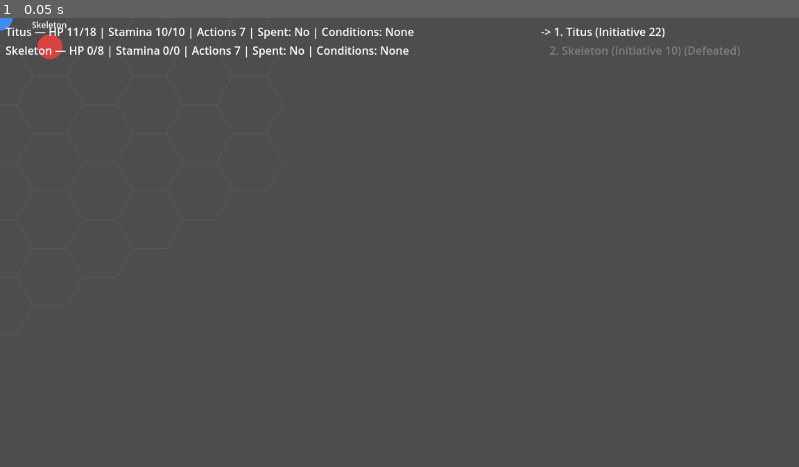
Above: before the commit, frame 1.
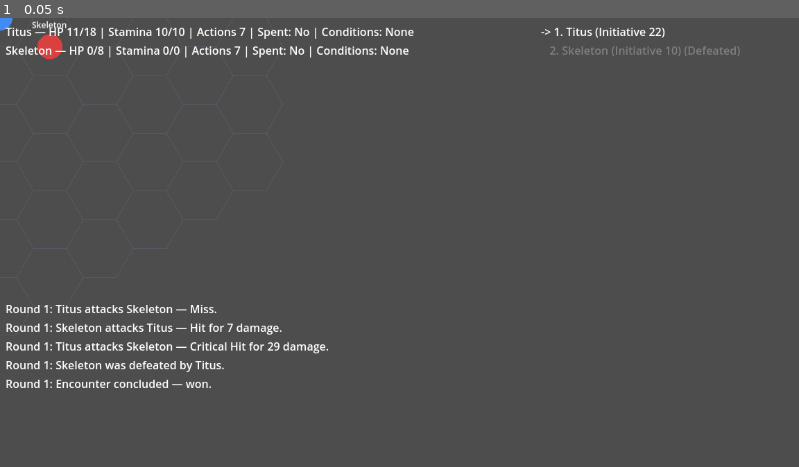
Above: after the commit, the same moment.

Repository: Pyroraptor/hykaen
Game: Godot game, scene res://MainScene.tscn
Two runs of this game, one before a commit and one after it. Both use one fixed random seed, a clock stepped at 60 frames per second and the inputs below.
Inputs:
- Up to frame 1 (0.05 s): no input

The runs differ from the first frame. In frame 1, 1.4% of the frame differs, in the area x 0-42%, y 63-83%.

Commit message:
feat(FEAT-010): Combat event log
Step: tdd-execute
Files: 6

Diff:
--- a/MainScene.gd
+++ b/MainScene.gd
@@ -47,6 +47,14 @@
 ##      fields in step 6), then receives every round event via
 ##      on_round_event() the SAME way StatusPanelView does — InitiativeView
 ##      never reaches into Encounter itself (read-only projection, ADR-003).
+##   8. EventLogView (presentation/event_log_view.gd, instanced as this
+##      node's "EventLogView" child in MainScene.tscn, FEAT-010 / US-008) has
+##      no snapshot step (it is append-only, starting empty) and receives
+##      every round event via on_round_event() the SAME way StatusPanelView
+##      and InitiativeView do — EventLogView never reaches into
+##      Encounter/ActionEconomy itself (read-only projection, ADR-003),
+##      giving the player a chronologically ordered, human-readable combat
+##      log for the whole encounter.
 ##
 ## No new ports or use cases are introduced here (ADR-002 / CR-001 guardrail)
 ## — this file only constructs adapters around the pre-existing ports/use
@@ -128,6 +136,13 @@
 ## event as the booted encounter runs, so a person running the project (not
 ## headless) sees the initiative order and the active combatant.
 @onready var initiative_view = $InitiativeView
+
+## event_log_view — the EventLogView (presentation/event_log_view.gd)
+## instanced in MainScene.tscn (FEAT-010 / US-008). Append-only — starts
+## empty and receives every round event as the booted encounter runs, so a
+## person running the project (not headless) sees a chronologically ordered,
+## human-readable combat log for the whole encounter.
+@onready var event_log_view = $EventLogView
 
 ## outcome / round_count / event_count — exposed for verification (manual
 ## smoke test and automated GUT coverage) that the prologue encounter
@@ -187,6 +202,8 @@
 				status_panel_view.on_round_event(event)
 			if initiative_view != null:
 				initiative_view.on_round_event(event)
+			if event_log_view != null:
+				event_log_view.on_round_event(event)
 		rounds_run += 1
 
 	outcome = encounter.get_outcome()
--- a/MainScene.tscn
+++ b/MainScene.tscn
@@ -1,9 +1,10 @@
-[gd_scene load_steps=5 format=3 uid="uid://hykaen_mainscene"]
+[gd_scene load_steps=6 format=3 uid="uid://hykaen_mainscene"]
 
 [ext_resource type="Script" path="res://MainScene.gd" id="1_mainscene"]
 [ext_resource type="PackedScene" path="res://presentation/hex_grid_view.tscn" id="2_hexgrid"]
 [ext_resource type="PackedScene" path="res://presentation/status_panel_view.tscn" id="3_statuspanel"]
 [ext_resource type="PackedScene" path="res://presentation/initiative_view.tscn" id="4_initiativeview"]
+[ext_resource type="PackedScene" path="res://presentation/event_log_view.tscn" id="5_eventlogview"]
 
 [node name="MainScene" type="Node"]
 script = ExtResource("1_mainscene")
@@ -13,3 +14,5 @@
 [node name="StatusPanelView" parent="." instance=ExtResource("3_statuspanel")]
 
 [node name="InitiativeView" parent="." instance=ExtResource("4_initiativeview")]
+
+[node name="EventLogView" parent="." instance=ExtResource("5_eventlogview")]
--- /dev/null
+++ b/presentation/event_log_view.gd
@@ -0,0 +1,216 @@
+## presentation/event_log_view.gd — EventLogView (FEAT-010 / US-008)
+##
+## Presentation layer (Clean Architecture): an APPEND-ONLY, read-only
+## projection subscribed exclusively to EventSinkPort broadcasts, satisfying
+## US-008's "sees a human-readable combat log" steel-thread criterion. This
+## is the primary player-facing observability surface for the steel thread —
+## every AttackEvent / CombatantDefeatedEvent / EncounterResultEvent is
+## rendered as a chronologically ordered, human-readable entry.
+##
+## EventLogView is populated in exactly one way, mirroring
+## presentation/status_panel_view.gd and presentation/initiative_view.gd
+## (ADR-003: Presentation subscribes to EventSinkPort broadcasts, never polls
+## or mutates domain state):
+##   on_round_event(event) / on_attack_event(event) /
+##   on_combatant_defeated_event(event) / on_encounter_result_event(event) —
+##   incremental appends driven exclusively by typed round events
+##   (core/rules/round_events.gd) or duck-typed Dictionaries carrying the
+##   same shape. Each recognized event appends exactly one entry; there is no
+##   load_combatants()-style snapshot seed, since the log has no initial
+##   state — it starts empty and only ever grows (append-only).
+##
+## Chronological ordering (US-008 / test_criteria): EventLogView assigns
+## each entry a strictly monotonically increasing `sequence_number` at the
+## moment it is appended, and entries are ALWAYS rendered in that append
+## (dispatch) order — never re-sorted by the domain `round` field an event
+## happens to carry. This matches an append-only log's real-world semantics:
+## "chronological" means the order entries actually arrived at this view,
+## not the in-fiction round number they describe.
+##
+## EventLogView MUST NOT call into either of the two Application-layer use
+## cases that mutate combat state (the action-resolution use case or the
+## round-advancement use case) — directly or via preload — it is a read-only
+## projection, never a mutator of domain state (enforced by a
+## source-inspection regression test,
+## tests/unit/presentation/test_event_log_view.gd).
+##
+## Event duck-typing (`_event_has` / `_event_get`): events may arrive either
+## as a typed core/rules/round_events.gd value object (a RefCounted with
+## plain `var` fields) or as a plain Dictionary (as used by tests to
+## "simulate" an event without depending on a concrete adapter/event-sink
+## wiring). Both helpers read a field from either shape uniformly (mirrors
+## presentation/status_panel_view.gd and presentation/initiative_view.gd).
+
+class_name EventLogView
+extends Control
+
+## _entries — ordered Array[Dictionary] of every appended log entry, in
+## strict append (dispatch) order. Each entry: {sequence_number, round, text}.
+var _entries: Array = []
+
+## _next_sequence_number — the sequence_number the NEXT appended entry will
+## receive; incremented on every append, guaranteeing strict monotonicity
+## regardless of what `round` value the underlying event carries.
+var _next_sequence_number: int = 1
+
+## _labels — one Label per appended entry, in the same append order as
+## `_entries`, added as a child of this Control so the log is visible when
+## run inside the game.
+var _labels: Array = []
+
+@onready var _rows_container: VBoxContainer = $RowsContainer
+
+
+## get_entry_count() → int — number of entries currently in the log.
+func get_entry_count() -> int:
+	return _entries.size()
+
+
+## get_entry(index) → Dictionary — a snapshot Dictionary
+## ({sequence_number, round, text}) for the entry at append-order `index`, or
+## an empty Dictionary if `index` is out of range.
+func get_entry(index: int) -> Dictionary:
+	if index < 0 or index >= _entries.size():
+		return {}
+	return _entries[index].duplicate()
+
+
+## get_entry_text(index) → String — the human-readable text of the entry at
+## append-order `index`, or "" if `index` is out of range.
+func get_entry_text(index: int) -> String:
+	return get_entry(index).get("text", "")
+
+
+## get_sequence_numbers() → Array[int] — the sequence_number of every entry,
+## in append order (strictly increasing by construction).
+func get_sequence_numbers() -> Array:
+	var numbers: Array = []
+	for entry in _entries:
+		numbers.append(entry.get("sequence_number", 0))
+	return numbers
+
+
+## get_row_text(index) → String — the exact text rendered on the Label for
+## the entry at append-order `index`, for display-level assertions. "" if
+## `index` is out of range.
+func get_row_text(index: int) -> String:
+	if index < 0 or index >= _labels.size():
+		return ""
+	var label: Label = _labels[index]
+	return label.text if label != null else ""
+
+
+## on_round_event(event) → void — dispatch entry point for typed round
+## events (ADR-003). `event` is duck-typed: any RefCounted value object from
+## core/rules/round_events.gd, or a plain Dictionary. Recognizes:
+##   - an AttackEvent-shaped payload (carries `attacker_name` and
+##     `target_name`) → on_attack_event()
+##   - a CombatantDefeatedEvent-shaped payload (carries `defeated_by`) →
+##     on_combatant_defeated_event()
+##   - an EncounterResultEvent-shaped payload (carries `outcome`) →
+##     on_encounter_result_event()
+## Any other/unrecognized event shape is a silent no-op — EventLogView only
+## reacts to events it understands, never errors on an unfamiliar one.
+func on_round_event(event) -> void:
+	if event == null:
+		return
+	if _event_has(event, "attacker_name") and _event_has(event, "target_name"):
+		on_attack_event(event)
+	elif _event_has(event, "defeated_by"):
+		on_combatant_defeated_event(event)
+	elif _event_has(event, "outcome"):
+		on_encounter_result_event(event)
+
+
+## on_attack_event(event) → void — appends one human-readable entry
+## describing a resolved Strike. `event` must carry `attacker_name`,
+## `target_name`, `hit` (bool), `crit` (bool), `damage_final` (int), and
+## optionally `round` (int), matching core/rules/round_events.gd's
+## RoundEvents.AttackEvent shape.
+func on_attack_event(event) -> void:
+	var round_number: int = _event_get(event, "round", 0)
+	var attacker_name: String = _event_get(event, "attacker_name", "")
+	var target_name: String = _event_get(event, "target_name", "")
+	var hit: bool = _event_get(event, "hit", false)
+	var crit: bool = _event_get(event, "crit", false)
+	var damage_final: int = _event_get(event, "damage_final", 0)
+
+	var text: String
+	if hit:
+		var hit_label: String = "Critical Hit" if crit else "Hit"
+		text = "Round %d: %s attacks %s — %s for %d damage." % [
+			round_number, attacker_name, target_name, hit_label, damage_final,
+		]
+	else:
+		text = "Round %d: %s attacks %s — Miss." % [round_number, attacker_name, target_name]
+
+	_append_entry(round_number, text)
+
+
+## on_combatant_defeated_event(event) → void — appends one human-readable
+## entry describing a combatant's defeat. `event` must carry `name` and
+## `defeated_by`, and optionally `round` (int), matching
+## core/rules/round_events.gd's RoundEvents.CombatantDefeatedEvent shape.
+func on_combatant_defeated_event(event) -> void:
+	var round_number: int = _event_get(event, "round", 0)
+	var name: String = _event_get(event, "name", "")
+	var defeated_by: String = _event_get(event, "defeated_by", "")
+
+	var text: String = "Round %d: %s was defeated by %s." % [round_number, name, defeated_by]
+	_append_entry(round_number, text)
+
+
+## on_encounter_result_event(event) → void — appends one human-readable
+## entry describing the encounter's terminal outcome. `event` must carry
+## `outcome` and optionally `round` (int), matching
+## core/rules/round_events.gd's RoundEvents.EncounterResultEvent shape.
+func on_encounter_result_event(event) -> void:
+	var round_number: int = _event_get(event, "round", 0)
+	var outcome: String = _event_get(event, "outcome", "")
+
+	var text: String = "Round %d: Encounter concluded — %s." % [round_number, outcome]
+	_append_entry(round_number, text)
+
+
+# ── Internal helpers ─────────────────────────────────────────────────────
+
+## _append_entry(round_number, text) → void — appends one entry with the
+## next strictly-increasing sequence_number, and creates its Label in the
+## SAME append order (never re-sorted), guaranteeing chronological
+## (dispatch-order) rendering.
+func _append_entry(round_number: int, text: String) -> void:
+	var sequence_number: int = _next_sequence_number
+	_next_sequence_number += 1
+
+	_entries.append({
+		"sequence_number": sequence_number,
+		"round": round_number,
+		"text": text,
+	})
+
+	var label := Label.new()
+	label.name = "Entry_%d" % sequence_number
+	label.text = text
+	if _rows_container != null:
+		_rows_container.add_child(label)
+	_labels.append(label)
+
+
+## _event_has(event, key) → bool — true iff `event` (a Dictionary or an
+## Object/RefCounted value object) carries `key`.
+func _event_has(event, key: String) -> bool:
+	if event is Dictionary:
+		return event.has(key)
+	return key in event
+
+
+## _event_get(event, key, default) → Variant — reads `key` from `event`
+## (a Dictionary or an Object/RefCounted value object), duck-typed so
+## EventLogView never depends on a single concrete event class.
+func _event_get(event, key: String, default = null):
+	if event is Dictionary:
+		return event.get(key, default)
+	if not (key in event):
+		return default
+	var value = event.get(key)
+	return value if value != null else default
--- /dev/null
+++ b/presentation/event_log_view.tscn
@@ -0,0 +1,17 @@
+[gd_scene load_steps=2 format=3 uid="uid://hykaen_eventlogview"]
+
+[ext_resource type="Script" path="res://presentation/event_log_view.gd" id="1_eventlogview"]
+
+[node name="EventLogView" type="Control"]
+layout_mode = 3
+anchors_preset = 0
+offset_left = 8.0
+offset_top = 408.0
+offset_right = 1032.0
+offset_bottom = 720.0
+script = ExtResource("1_eventlogview")
+
+[node name="RowsContainer" type="VBoxContainer" parent="."]
+layout_mode = 2
+offset_right = 1024.0
+offset_bottom = 312.0
--- a/sim_results.json
+++ b/sim_results.json
@@ -1,9 +1,9 @@
 {
 	"avg_rounds": 1.081,
-	"commit_hash": "8d0697e324a05a583a39e77d18e2e09cfc92391f",
+	"commit_hash": "84f4ec7b15fbd022915a19a8885bbdf06dc29925",
 	"confidence_interval": 0.0269449035181052,
 	"seed": 12345,
-	"timestamp": "2026-07-01T15:43:10",
+	"timestamp": "2026-07-01T15:53:39",
 	"total_battles": 1000,
 	"win_rate": 0.747
 }
--- /dev/null
+++ b/tests/unit/presentation/test_event_log_view.gd
@@ -0,0 +1,260 @@
+extends GutTest
+## tests/unit/presentation/test_event_log_view.gd
+##
+## GUT test suite for FEAT-010 / US-008 — EventLogView is an append-only,
+## read-only projection subscribed exclusively to EventSinkPort broadcasts
+## (AttackEvent, CombatantDefeatedEvent, EncounterResultEvent), rendering
+## human-readable, chronologically ordered log entries. This is the primary
+## player-facing observability surface for the steel thread.
+##
+## Verifies:
+##   1. A simulated AttackEvent signal produces a correctly formatted,
+##      human-readable log entry.
+##   2. Simulated CombatantDefeatedEvent and EncounterResultEvent signals
+##      each produce correctly formatted entries.
+##   3. Entries are appended and rendered in strict sequence_number/
+##      chronological order for a batch of out-of-order-dispatched test
+##      signals (i.e. append order — the log never re-sorts by the domain
+##      `round` field carried on each event).
+##   4. Code-review assertion (source-inspection): event_log_view.gd
+##      contains no direct reference to resolve_action_use_case or
+##      run_round_use_case — EventLogView must never call into a use case
+##      (read-only projection).
+
+const EventLogViewScene: PackedScene = preload("res://presentation/event_log_view.tscn")
+
+const EVENT_LOG_VIEW_PATH: String = "res://presentation/event_log_view.gd"
+
+
+## _FakeEventEmitter — a minimal Node exposing custom Signals, used to
+## simulate round-event signals arriving at EventLogView the way a future
+## SignalEventSinkAdapter (design notes, ADR-003) would broadcast one —
+## WITHOUT depending on that adapter (out of scope for this feature).
+class _FakeEventEmitter:
+	extends Node
+	signal attack_event(event)
+	signal combatant_defeated_event(event)
+	signal encounter_result_event(event)
+
+
+var _log = null
+
+
+func before_each() -> void:
+	_log = EventLogViewScene.instantiate()
+	add_child_autofree(_log)
+
+
+# ── Criterion 1: a simulated AttackEvent signal produces a correctly ───────
+# ── formatted, human-readable log entry ─────────────────────────────────────
+
+func test_attack_event_signal_produces_hit_entry() -> void:
+	var emitter := _FakeEventEmitter.new()
+	add_child_autofree(emitter)
+	emitter.attack_event.connect(_log.on_attack_event)
+
+	emitter.emit_signal("attack_event", {
+		"round": 1,
+		"attacker_name": "Titus",
+		"target_name": "Skeleton",
+		"hit": true,
+		"crit": false,
+		"damage_final": 6,
+	})
+
+	assert_eq(_log.get_entry_count(), 1, "one AttackEvent must produce exactly one log entry")
+	var text: String = _log.get_entry_text(0)
+	assert_string_contains(text, "Titus", "entry must name the attacker")
+	assert_string_contains(text, "Skeleton", "entry must name the target")
+	assert_string_contains(text, "6", "entry must show the damage dealt")
+	assert_string_contains(text, "Hit", "entry must indicate the attack hit")
+
+
+func test_attack_event_signal_produces_miss_entry() -> void:
+	_log.on_attack_event({
+		"round": 1,
+		"attacker_name": "Skeleton",
+		"target_name": "Titus",
+		"hit": false,
+		"crit": false,
+		"damage_final": 0,
+	})
+
+	var text: String = _log.get_entry_text(0)
+	assert_string_contains(text, "Skeleton", "entry must name the attacker")
+	assert_string_contains(text, "Titus", "entry must name the target")
+	assert_string_contains(text, "Miss", "entry must indicate the attack missed")
+
+
+func test_attack_event_signal_produces_critical_hit_entry() -> void:
+	_log.on_attack_event({
+		"round": 2,
+		"attacker_name": "Titus",
+		"target_name": "Skeleton",
+		"hit": true,
+		"crit": true,
+		"damage_final": 12,
+	})
+
+	var text: String = _log.get_entry_text(0)
+	assert_string_contains(text, "Critical", "entry must call out a critical hit")
+
+
+func test_round_event_with_production_attack_event_value_object() -> void:
+	# Exercises the ACTUAL core/rules/round_events.gd shape — confirms
+	# EventLogView works against the real production event type, not only
+	# the Dictionary test double above.
+	const RoundEventsClass = preload("res://core/rules/round_events.gd")
+	var attack_event = RoundEventsClass.AttackEvent.new(
+		1, "Titus", "Skeleton", 17, "ac", 14, true, false, 5
+	)
+	_log.on_round_event(attack_event)
+
+	assert_eq(_log.get_entry_count(), 1)
+	var text: String = _log.get_entry_text(0)
+	assert_string_contains(text, "Titus")
+	assert_string_contains(text, "Skeleton")
+	assert_string_contains(text, "5")
+
+
+# ── Criterion 2: CombatantDefeatedEvent and EncounterResultEvent signals ───
+# ── each produce correctly formatted entries ────────────────────────────────
+
+func test_combatant_defeated_event_signal_produces_entry() -> void:
+	var emitter := _FakeEventEmitter.new()
+	add_child_autofree(emitter)
+	emitter.combatant_defeated_event.connect(_log.on_combatant_defeated_event)
+
+	emitter.emit_signal("combatant_defeated_event", {
+		"round": 3,
+		"name": "Skeleton",
+		"defeated_by": "Titus",
+	})
+
+	assert_eq(_log.get_entry_count(), 1)
+	var text: String = _log.get_entry_text(0)
+	assert_string_contains(text, "Skeleton", "entry must name the defeated combatant")
+	assert_string_contains(text, "Titus", "entry must name who defeated them")
+	assert_string_contains(text, "defeated", "entry must use human-readable 'defeated' wording")
+
+
+func test_encounter_result_event_signal_produces_entry() -> void:
+	var emitter := _FakeEventEmitter.new()
+	add_child_autofree(emitter)
+	emitter.encounter_result_event.connect(_log.on_encounter_result_event)
+
+	emitter.emit_signal("encounter_result_event", {
+		"round": 4,
+		"outcome": "win",
+	})
+
+	assert_eq(_log.get_entry_count(), 1)
+	var text: String = _log.get_entry_text(0)
+	assert_string_contains(text, "win", "entry must show the encounter outcome")
+
+
+func test_round_event_with_production_combatant_defeated_event_value_object() -> void:
+	const RoundEventsClass = preload("res://core/rules/round_events.gd")
+	var defeated_event = RoundEventsClass.CombatantDefeatedEvent.new(2, "Skeleton", "Titus")
+	_log.on_round_event(defeated_event)
+
+	assert_eq(_log.get_entry_count(), 1)
+	var text: String = _log.get_entry_text(0)
+	assert_string_contains(text, "Skeleton")
+	assert_string_contains(text, "Titus")
+
+
+func test_round_event_with_production_encounter_result_event_value_object() -> void:
+	const RoundEventsClass = preload("res://core/rules/round_events.gd")
+	var result_event = RoundEventsClass.EncounterResultEvent.new(5, "loss")
+	_log.on_round_event(result_event)
+
+	assert_eq(_log.get_entry_count(), 1)
+	var text: String = _log.get_entry_text(0)
+	assert_string_contains(text, "loss")
+
+
+# ── Criterion 3: entries appended/rendered in strict sequence_number/ ──────
+# ── chronological order for out-of-order-dispatched test signals ───────────
+
+func test_entries_are_appended_in_dispatch_order_not_round_order() -> void:
+	const RoundEventsClass = preload("res://core/rules/round_events.gd")
+
+	# Deliberately dispatched with `round` values out of numeric order
+	# (3, 1, 2) — the log must preserve DISPATCH order, never re-sort by the
+	# domain round field.
+	var first_event = RoundEventsClass.AttackEvent.new(3, "Titus", "Skeleton", 10, "ac", 14, true, false, 4)
+	var second_event = RoundEventsClass.CombatantDefeatedEvent.new(1, "Marigold", "Skeleton")
+	var third_event = RoundEventsClass.EncounterResultEvent.new(2, "win")
+
+	_log.on_round_event(first_event)
+	_log.on_round_event(second_event)
+	_log.on_round_event(third_event)
+
+	assert_eq(_log.get_entry_count(), 3)
+
+	var texts: Array = [
+		_log.get_entry_text(0),
+		_log.get_entry_text(1),
+		_log.get_entry_text(2),
+	]
+	assert_string_contains(texts[0], "Skeleton", "entry 0 must be the first-dispatched AttackEvent")
+	assert_string_contains(texts[1], "Marigold", "entry 1 must be the second-dispatched CombatantDefeatedEvent")
+	assert_string_contains(texts[2], "win", "entry 2 must be the third-dispatched EncounterResultEvent")
+
+
+func test_sequence_numbers_are_strictly_increasing_in_dispatch_order() -> void:
+	_log.on_round_event({"round": 5, "attacker_name": "A", "target_name": "B", "hit": true, "crit": false, "damage_final": 1})
+	_log.on_round_event({"round": 1, "attacker_name": "C", "target_name": "D", "hit": false, "crit": false, "damage_final": 0})
+	_log.on_round_event({"round": 3, "name": "D", "defeated_by": "C"})
+
+	var sequence_numbers: Array = _log.get_sequence_numbers()
+	assert_eq(sequence_numbers.size(), 3)
+	assert_true(sequence_numbers[0] < sequence_numbers[1], "sequence_number must strictly increase with append order")
+	assert_true(sequence_numbers[1] < sequence_numbers[2], "sequence_number must strictly increase with append order")
+
+
+func test_row_text_rendered_in_container_matches_append_order() -> void:
+	_log.on_round_event({"round": 9, "attacker_name": "First", "target_name": "X", "hit": true, "crit": false, "damage_final": 1})
+	_log.on_round_event({"round": 0, "attacker_name": "Second", "target_name": "X", "hit": true, "crit": false, "damage_final": 1})
+
+	assert_string_contains(_log.get_row_text(0), "First")
+	assert_string_contains(_log.get_row_text(1), "Second")
+
+
+func test_unrecognized_event_shape_is_a_silent_noop() -> void:
+	_log.on_round_event({"something": "unrelated"})
+	assert_eq(_log.get_entry_count(), 0, "an unrecognized event shape must not create a log entry")
+
+
+func test_null_event_is_a_silent_noop() -> void:
+	_log.on_round_event(null)
+	assert_eq(_log.get_entry_count(), 0)
+
+
+# ── Criterion 4: code-review assertion — no direct use-case calls ──────────
+
+func _read_source() -> String:
+	var file := FileAccess.open(EVENT_LOG_VIEW_PATH, FileAccess.READ)
+	assert_not_null(file, "presentation/event_log_view.gd must be readable to verify its source")
+	if file == null:
+		return ""
+	var content: String = file.get_as_text()
+	file.close()
+	return content
+
+
+func test_source_contains_no_direct_resolve_action_use_case_reference() -> void:
+	var source: String = _read_source()
+	assert_eq(
+		source.findn("resolve_action_use_case"), -1,
+		"event_log_view.gd must never reference resolve_action_use_case (read-only projection)"
+	)
+
+
+func test_source_contains_no_direct_run_round_use_case_reference() -> void:
+	var source: String = _read_source()
+	assert_eq(
+		source.findn("run_round_use_case"), -1,
+		"event_log_view.gd must never reference run_round_use_case (read-only projection)"
+	)
